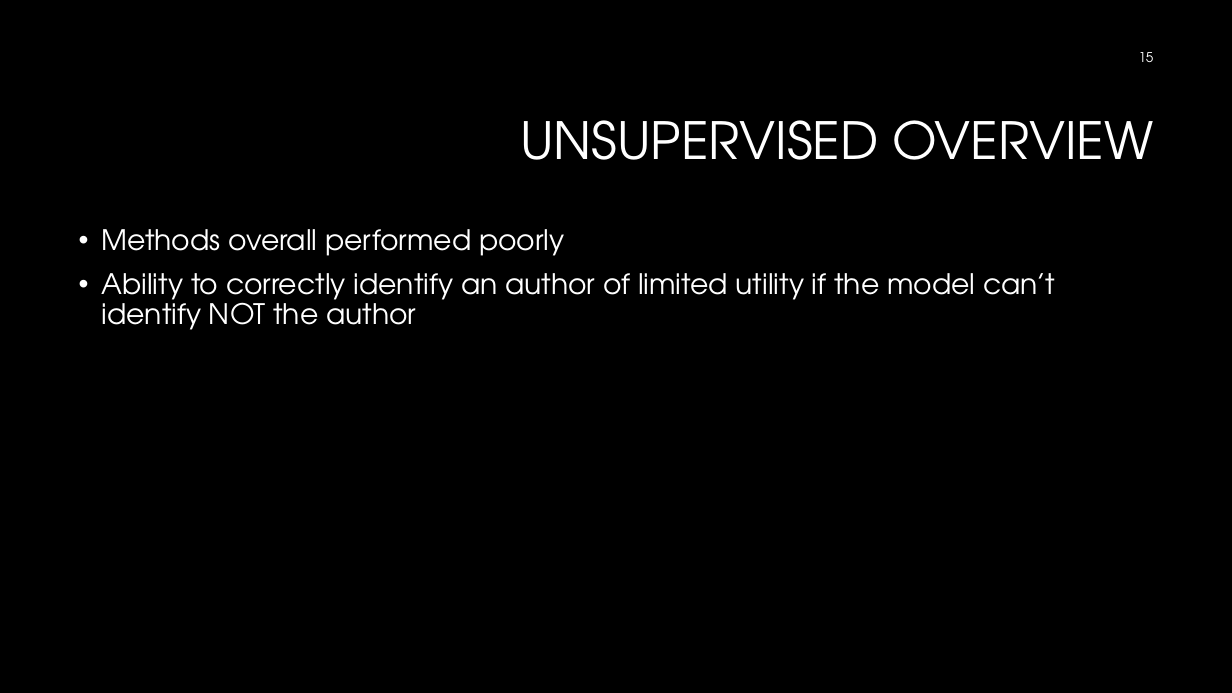
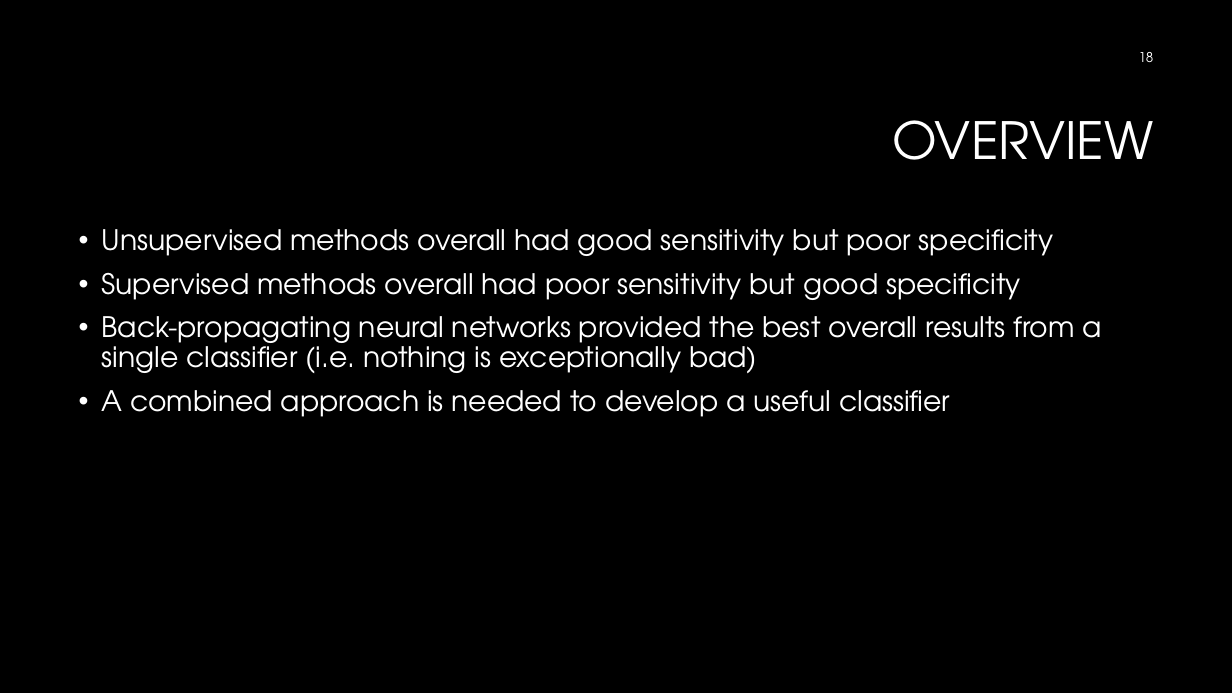
Before and after one commit to nphtan/COSC522, a slide deck: slide 18 of presentation.pptx (slide 15 before the commit). Drawn at 1232x693 pixels with LibreOffice and Linux fonts; fonts in the diff are those of the drawing; background and template pictures are left out. Boxes give left, top, right and bottom in pixels: in the first picture for what was removed or moved away, otherwise in the second. Text is boxed around its words. In the diff, an @@ line names an element or a change of style, - is before the commit and + after.

```diff
--- a/presentation.pptx
+++ b/presentation.pptx
@@ title at (892,120,1153,160): text changed @@
-UNSUPERVISED OVERVIEW
+OVERVIEW
@@ text at (102,229,1102,417): text changed @@
-• Methods overall performed poorly
-• Ability to correctly identify an author of limited utility if the model can’t identify NOT the author
+• Unsupervised methods overall had good sensitivity but poor specificity
+• Supervised methods overall had poor sensitivity but good specificity
+• Back-propagating neural networks provided the best overall results from a single classifier (i.e. nothing is exceptionally bad)
+• A combined approach is needed to develop a useful classifier
```
Also in this commit, not shown: 5 other slides changed, 3 slides added, 1 other file.
